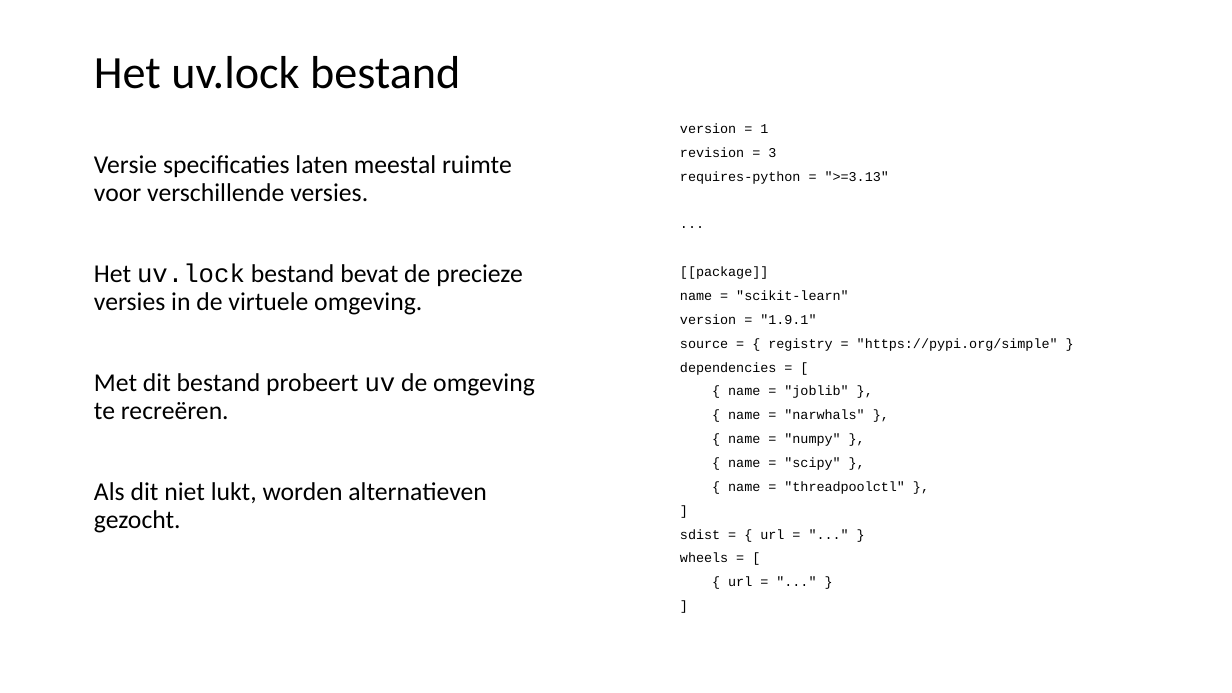
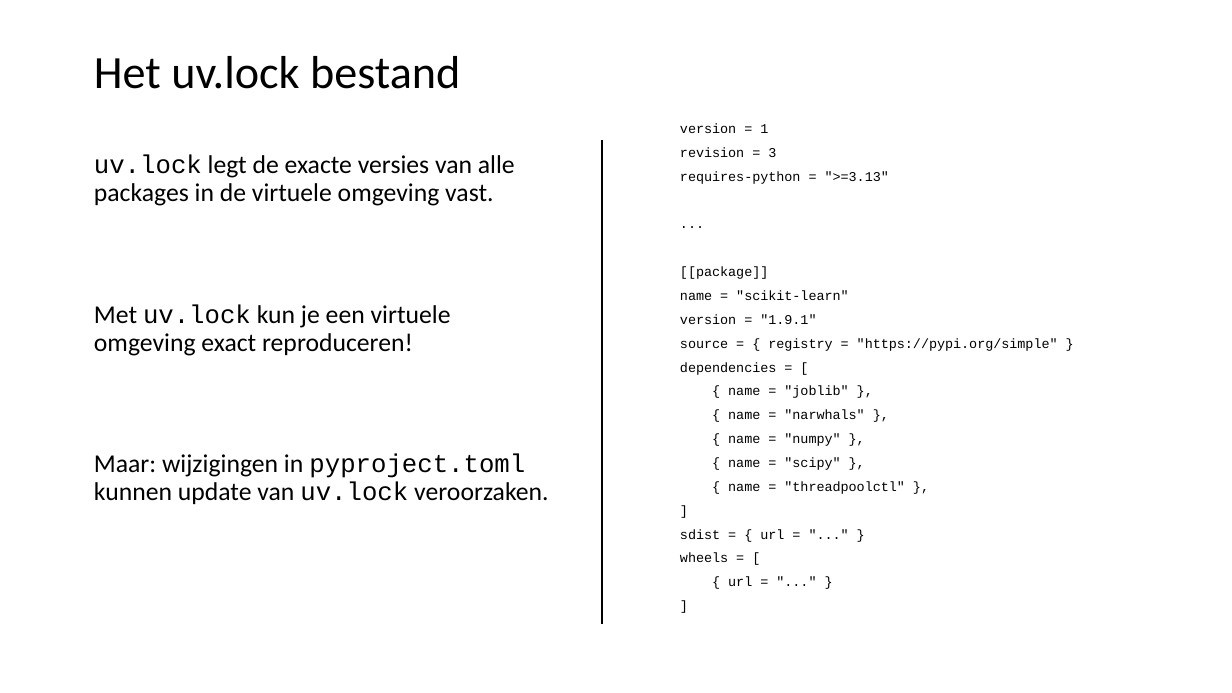
Before and after one commit to LFKoning/knowledge-sharing, a slide deck: slide 28 of python_course_4p/1_venv_package/1_venv_package.pptx (slide 27 before the commit). Drawn at 1232x693 pixels with LibreOffice and Linux fonts; fonts in the diff are those of the drawing. Boxes give left, top, right and bottom in pixels: in the first picture for what was removed or moved away, otherwise in the second. Text is boxed around its words. In the diff, an @@ line names an element or a change of style, - is before the commit and + after.

```diff
--- a/python_course_4p/1_venv_package/1_venv_package.pptx
+++ b/python_course_4p/1_venv_package/1_venv_package.pptx
@@ line added from (603, 140) to (603, 625), #000000 1.5 pt @@
@@ text at bbox=[94, 155, 548, 504]: text changed @@
-Versie specificaties laten meestal ruimte voor verschillende versies.
-Het uv.lock bestand bevat de precieze versies in de virtuele omgeving.
-Met dit bestand probeert uv de omgeving te recreëren.
-Als dit niet lukt, worden alternatieven gezocht.
+uv.lock legt de exacte versies van alle packages in de virtuele omgeving vast.
+Met uv.lock kun je een virtuele omgeving exact reproduceren!
+Maar: wijzigingen in pyproject.toml kunnen update van uv.lock veroorzaken.
```
Also in this commit, not shown: 25 other slides changed, 1 slide added, 6 other files.
